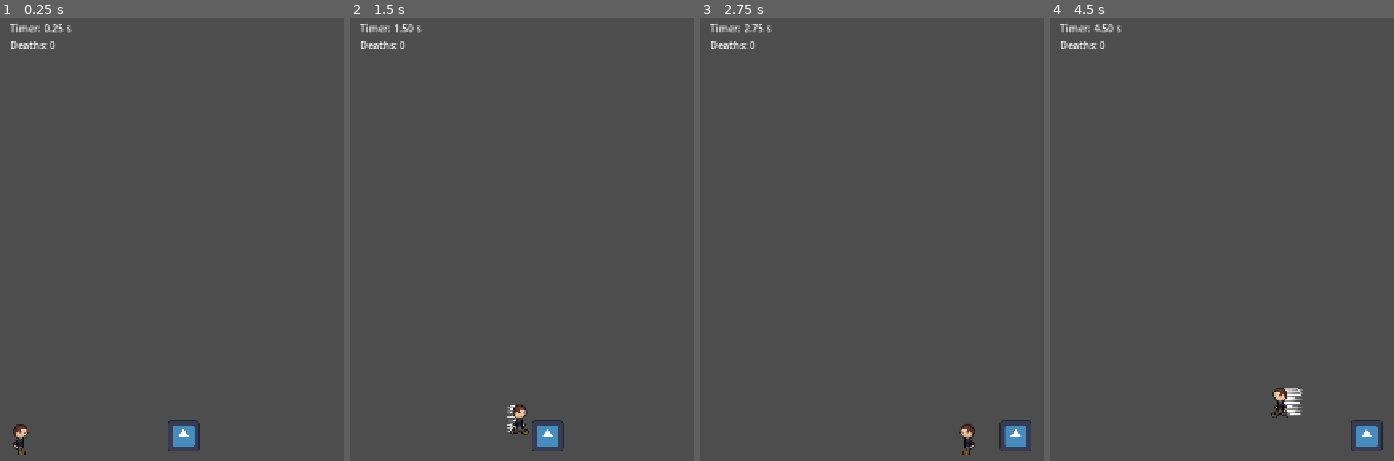
Above: before the commit, frames 1-4 (left to right).
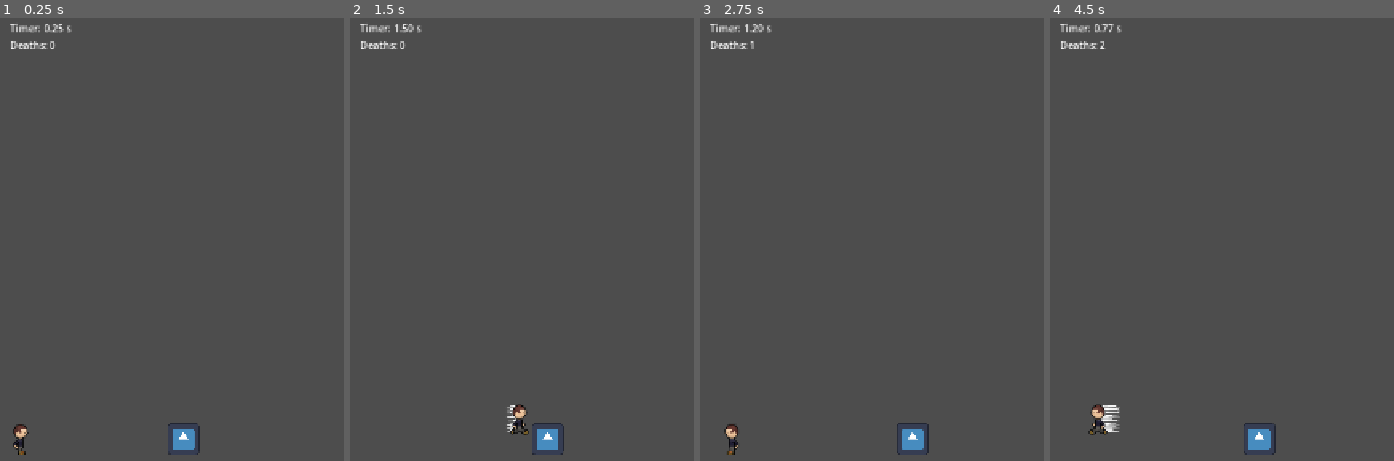
Above: after the commit, the same moments.

Repository: Maxington20/celeste-clone
Game: Godot game, scene res://scenes/levels/level_01.tscn
Same seed, same stepped clock (60 frames per second), same inputs: the game is played once before the commit and once after it. The project has no main scene, so this scene is started directly. The engine's default icon, where the game draws it, is replaced by a stand-in: a white triangle on a blue panel in a dark square.
Inputs:
- Up to frame 1 (0.25 s): no input
- Up to frame 2 (1.5 s): hold D (move_right) from 0.53 s (still down); tap Shift (dash) at 0.6, 1.35 s; tap Space (jump) at 0.77 s
- Up to frame 3 (2.75 s): tap Space (jump) at 1.52 s; release D (move_right) at 2.03 s; hold A (move_left) from 2.03 s (still down); tap Shift (dash) at 2.1 s
- Up to frame 4 (4.5 s): release A (move_left) at 2.78 s; hold D (move_right) 2.78-4.28 s; tap Shift (dash) at 2.85, 3.6, 4.35 s; tap Space (jump) at 3.02, 3.77 s; hold A (move_left) from 4.28 s (still down)

The runs differ from the first frame. In frame 1, 0.2% of the frame differs, in the area x 48-59%, y 90-99%; in frame 2, 0.2%; in frame 3, 1.2%; in frame 4, 1.7%, in the area x 11-97%, y 1-99%.
Error before the commit: Invalid access to property or key 'velocity' on a base object of type 'StaticBody2D'. (res://scenes/enemies/walker.gd:28)

Commit message:
adjusted some collision stuff.

Diff:
--- a/scenes/enemies/walker.gd
+++ b/scenes/enemies/walker.gd
@@ -36,3 +36,7 @@
 	$CollisionShape2D.disabled = true
 	$StompArea/CollisionShape2D.disabled = true
 	$DamageArea/CollisionShape2D.disabled = true
+
+
+func _on_damage_area_body_entered(body: Node2D) -> void:
+	body.die()
--- a/scenes/enemies/walker.tscn
+++ b/scenes/enemies/walker.tscn
@@ -7,10 +7,10 @@
 size = Vector2(64, 64)
 
 [sub_resource type="RectangleShape2D" id="RectangleShape2D_ljn2g"]
-size = Vector2(63, 5)
+size = Vector2(64, 7)
 
 [sub_resource type="RectangleShape2D" id="RectangleShape2D_mp7tn"]
-size = Vector2(64, 58)
+size = Vector2(66, 47)
 
 [node name="Walker" type="CharacterBody2D" unique_id=2042954429]
 collision_layer = 2
@@ -30,13 +30,14 @@
 [node name="StompArea" type="Area2D" parent="." unique_id=310634744]
 
 [node name="CollisionShape2D" type="CollisionShape2D" parent="StompArea" unique_id=1311437929]
-position = Vector2(0, -30)
+position = Vector2(0, -29.5)
 shape = SubResource("RectangleShape2D_ljn2g")
 
 [node name="DamageArea" type="Area2D" parent="." unique_id=196719948]
 
 [node name="CollisionShape2D" type="CollisionShape2D" parent="DamageArea" unique_id=1734203169]
-position = Vector2(0, 3)
+position = Vector2(0, -2.5)
 shape = SubResource("RectangleShape2D_mp7tn")
 
 [connection signal="body_entered" from="StompArea" to="." method="_on_stomp_area_body_entered"]
+[connection signal="body_entered" from="DamageArea" to="." method="_on_damage_area_body_entered"]
--- a/scenes/levels/level.gd
+++ b/scenes/levels/level.gd
@@ -47,8 +47,7 @@
 
 
 func _on_hazard_body_hit_hazard(body: Node2D) -> void:
-	RunHistory.fail_run()
-	get_tree().call_deferred("reload_current_scene")
+	player.die()
 
 
 func _on_end_level_door_exit_to_next_level(body: Node2D) -> void:
@@ -87,3 +86,8 @@
 
 	# just for testing. remove when level select and other levels are available
 	get_tree().call_deferred("reload_current_scene")
+
+
+func _on_player_player_died() -> void:
+	RunHistory.fail_run()
+	get_tree().call_deferred("reload_current_scene")
--- a/scenes/levels/level.tscn
+++ b/scenes/levels/level.tscn
@@ -52,4 +52,5 @@
 layout_mode = 2
 text = "Deaths: 0"
 
+[connection signal="player_died" from="Player" to="." method="_on_player_player_died"]
 [connection signal="exit_to_next_level" from="EndLevelDoor" to="." method="_on_end_level_door_exit_to_next_level"]
--- a/scenes/levels/level_01.tscn
+++ b/scenes/levels/level_01.tscn
@@ -62,6 +62,6 @@
 position = Vector2(-792, 584.00006)
 
 [node name="Walker" parent="Enemies" parent_id_path=PackedInt32Array(1830744566) index="0" unique_id=2042954429 instance=ExtResource("3_2djvx")]
-position = Vector2(-718, 554)
+position = Vector2(-718, 560)
 
 [connection signal="body_hit_hazard" from="Hazards/Hazard2" to="." method="_on_hazard_body_hit_hazard"]
--- a/scenes/player/player.gd
+++ b/scenes/player/player.gd
@@ -1,6 +1,8 @@
 extends CharacterBody2D
 
 @onready var animated_sprite: AnimatedSprite2D = $AnimatedSprite2D
+
+signal player_died
 
 const GRAVITY := 1000.0
 const SPEED := 350.0
@@ -175,3 +177,7 @@
 		else:
 			animated_sprite.play("idle_right")
 		animated_sprite.position.x = 0
+
+
+func die() -> void:
+	player_died.emit()
